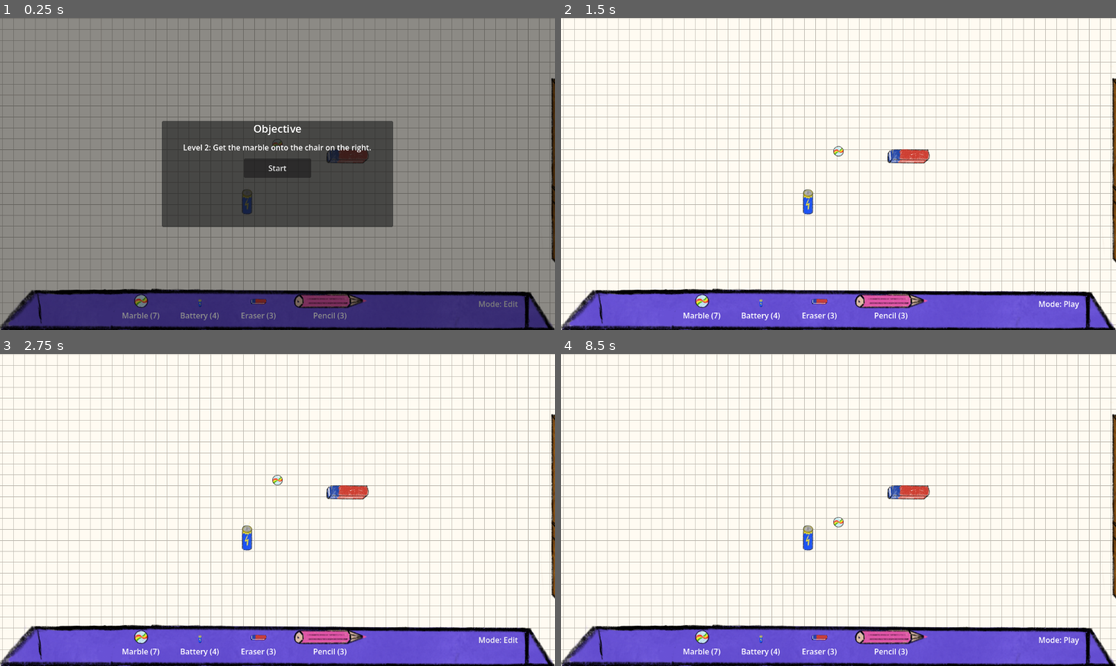
Above: before the commit, frames 1-4 (two rows, left to right).
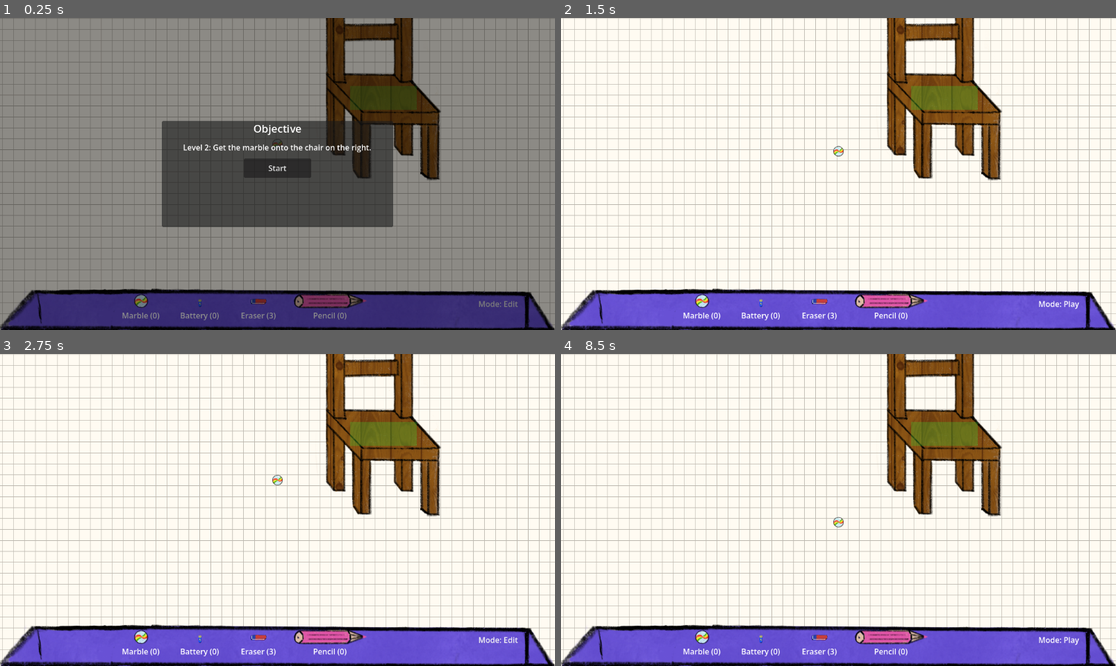
Above: after the commit, the same moments.

Repository: Fighter19/machines
Game: Godot game, scene res://scenes/level_2.tscn
The game is run twice, just before and just after one commit, with the same random seed, the same clock (stepped at 60 frames per second) and the same inputs. This scene is started directly instead of the project's main scene.
Inputs (mouse positions are in pixels of both pictures, inside the frame that each line leads up to):
- Up to frame 1 (0.25 s): no input
- Up to frame 2 (1.5 s): click "Start" at 0.5 s; click "Mode: Edit" at 1.25 s
- Up to frame 3 (2.75 s): click "Mode: Play" at 2 s
- Up to frame 4 (8.5 s): click (699, 644) at 2.77 s; click (821, 644) at 3.52 s; click (760, 644) at 4.27 s; click (877, 644) at 5.02 s; click (699, 644) at 5.77 s; click (821, 644) at 6.52 s; click (760, 644) at 7.27 s; click "Mode: Edit" at 8 s

The runs differ from the first frame. In frame 1, 7.0% of the frame differs, in the area x 27-100%, y 0-97%; in frame 2, 7.4%; in frame 3, 7.4%; in frame 4, 7.4%.
Error after the commit: Trying to assign value of type 'StaticBody2D' to a variable of type 'machine_physics_object.gd'. (res://scripts/eraser.gd:4)

Commit message:
Make the first three levels

Diff:
--- a/scenes/level_2.tscn
+++ b/scenes/level_2.tscn
@@ -1,15 +1,13 @@
-[gd_scene format=3]
+[gd_scene format=3 uid="uid://274m7korfe5w"]
 
-[ext_resource type="PackedScene" path="res://scenes/battery.tscn" id="1_battery"]
-[ext_resource type="PackedScene" uid="uid://dbuawikin6djx" path="res://scenes/eraser.tscn" id="2_eraser"]
 [ext_resource type="PackedScene" uid="uid://i4ni7f5u85c4" path="res://scenes/marble.tscn" id="3_marble"]
 [ext_resource type="Script" uid="uid://fg5g28ij00xe" path="res://scripts/machine_preview.gd" id="4_preview"]
 [ext_resource type="Script" uid="uid://uoodueoyb0h7" path="res://scripts/game_mode.gd" id="5_mode"]
 [ext_resource type="Script" uid="uid://dlt2axi1vsvvp" path="res://scripts/machine_inventory_data.gd" id="6_inventory"]
 [ext_resource type="Texture2D" uid="uid://b3pl5wwhfnvf3" path="res://sprites/karriertes_papier.png" id="7_bg"]
 [ext_resource type="PackedScene" uid="uid://2wftcuqetkpt" path="res://scenes/chair.tscn" id="8_chair"]
-[ext_resource type="Script" path="res://scripts/goal_area.gd" id="9_goal"]
-[ext_resource type="PackedScene" path="res://scenes/level_3.tscn" id="10_next"]
+[ext_resource type="Script" uid="uid://dabrphmret3pt" path="res://scripts/goal_area.gd" id="9_goal"]
+[ext_resource type="PackedScene" uid="uid://cobjs5xg7yiao" path="res://scenes/level_3.tscn" id="10_next"]
 
 [sub_resource type="LabelSettings" id="LabelSettings_level2"]
 font_color = Color(0, 0, 0, 1)
@@ -17,9 +15,9 @@
 [sub_resource type="RectangleShape2D" id="RectangleShape2D_goal2"]
 size = Vector2(138, 50)
 
-[node name="Level2" type="Node2D"]
+[node name="Level2" type="Node2D" unique_id=1336210317]
 
-[node name="TextureRect" type="TextureRect" parent="."]
+[node name="TextureRect" type="TextureRect" parent="." unique_id=446110859]
 offset_left = -1139.1819
 offset_top = -619.0
 offset_right = 3544.7068
@@ -29,35 +27,28 @@
 expand_mode = 2
 stretch_mode = 1
 
-[node name="Battery" parent="." instance=ExtResource("1_battery")]
-position = Vector2(-63, 46)
+[node name="Camera2D" type="Camera2D" parent="." unique_id=1348016261]
 
-[node name="Camera2D" type="Camera2D" parent="."]
+[node name="Marble" parent="." unique_id=1516504164 instance=ExtResource("3_marble")]
 
-[node name="Eraser" parent="." instance=ExtResource("2_eraser")]
-position = Vector2(147, -36)
+[node name="MachineInventoryData" type="Node" parent="." unique_id=367425953]
+script = ExtResource("6_inventory")
+marble_count = 0
+battery_count = 0
+eraser_count = 3
+pencil_count = 0
 
-[node name="Marble" parent="." instance=ExtResource("3_marble")]
-position = Vector2(-331, 29)
-
-[node name="MachineInventoryData" type="Node" parent="."]
-script = ExtResource("6_inventory")
-marble_count = 7
-battery_count = 4
-eraser_count = 3
-pencil_count = 3
-
-[node name="MachinePreview" type="Node2D" parent="." node_paths=PackedStringArray("inventory_data", "spawn_parent")]
+[node name="MachinePreview" type="Node2D" parent="." unique_id=1691475762 node_paths=PackedStringArray("inventory_data", "spawn_parent")]
 script = ExtResource("4_preview")
 inventory_data = NodePath("../MachineInventoryData")
 spawn_parent = NodePath("..")
 
-[node name="GameModeController" type="Node" parent="." node_paths=PackedStringArray("game_mode_button", "game_mode_label")]
+[node name="GameModeController" type="Node" parent="." unique_id=697921501 node_paths=PackedStringArray("game_mode_button", "game_mode_label")]
 script = ExtResource("5_mode")
 game_mode_button = NodePath("Button")
 game_mode_label = NodePath("Button/Label")
 
-[node name="Button" type="Button" parent="GameModeController"]
+[node name="Button" type="Button" parent="GameModeController" unique_id=1630809012]
 offset_left = -495.0
 offset_top = -266.0
 offset_right = -320.0
@@ -65,7 +56,7 @@
 toggle_mode = true
 text = "Play/Edit"
 
-[node name="Label" type="Label" parent="GameModeController/Button"]
+[node name="Label" type="Label" parent="GameModeController/Button" unique_id=1538438543]
 layout_mode = 0
 offset_left = 189.0
 offset_top = 12.0
@@ -74,23 +65,24 @@
 text = "Mode: Play"
 label_settings = SubResource("LabelSettings_level2")
 
-[node name="Chair" parent="." instance=ExtResource("8_chair")]
-position = Vector2(675, 10)
+[node name="Chair" parent="." unique_id=2058941965 instance=ExtResource("8_chair")]
+position = Vector2(207, -224)
 
-[node name="ChairGoal" type="Node2D" parent="."]
-position = Vector2(713, 95)
+[node name="ChairGoal" type="Node2D" parent="." unique_id=407260060]
+position = Vector2(220, -158)
 script = ExtResource("9_goal")
 target_object_path = NodePath("../Marble")
 next_level = ExtResource("10_next")
 objective_description = "Level 2: Get the marble onto the chair on the right."
-completion_text = "The marble reached the chair."
+completion_text = "Congratulations!
+The marble reached the chair."
 
-[node name="Marker" type="Polygon2D" parent="ChairGoal"]
+[node name="Marker" type="Polygon2D" parent="ChairGoal" unique_id=1320983007]
 color = Color(0.2, 0.85, 0.2, 0.28)
 
-[node name="Area2D" type="Area2D" parent="ChairGoal"]
+[node name="Area2D" type="Area2D" parent="ChairGoal" unique_id=52031693]
 
-[node name="CollisionShape2D" type="CollisionShape2D" parent="ChairGoal/Area2D"]
+[node name="CollisionShape2D" type="CollisionShape2D" parent="ChairGoal/Area2D" unique_id=922211501]
 shape = SubResource("RectangleShape2D_goal2")
 
 [connection signal="toggled" from="GameModeController/Button" to="GameModeController" method="_on_button_toggled"]
--- a/scenes/level_3.tscn
+++ b/scenes/level_3.tscn
@@ -1,6 +1,5 @@
-[gd_scene format=3]
+[gd_scene format=3 uid="uid://cobjs5xg7yiao"]
 
-[ext_resource type="PackedScene" path="res://scenes/battery.tscn" id="1_battery"]
 [ext_resource type="PackedScene" uid="uid://dbuawikin6djx" path="res://scenes/eraser.tscn" id="2_eraser"]
 [ext_resource type="PackedScene" uid="uid://i4ni7f5u85c4" path="res://scenes/marble.tscn" id="3_marble"]
 [ext_resource type="Script" uid="uid://fg5g28ij00xe" path="res://scripts/machine_preview.gd" id="4_preview"]
@@ -8,17 +7,18 @@
 [ext_resource type="Script" uid="uid://dlt2axi1vsvvp" path="res://scripts/machine_inventory_data.gd" id="6_inventory"]
 [ext_resource type="Texture2D" uid="uid://b3pl5wwhfnvf3" path="res://sprites/karriertes_papier.png" id="7_bg"]
 [ext_resource type="PackedScene" uid="uid://2wftcuqetkpt" path="res://scenes/chair.tscn" id="8_chair"]
-[ext_resource type="Script" path="res://scripts/goal_area.gd" id="9_goal"]
+[ext_resource type="Script" uid="uid://dabrphmret3pt" path="res://scripts/goal_area.gd" id="9_goal"]
 
 [sub_resource type="LabelSettings" id="LabelSettings_level3"]
 font_color = Color(0, 0, 0, 1)
 
 [sub_resource type="RectangleShape2D" id="RectangleShape2D_goal3"]
-size = Vector2(138, 50)
+size = Vector2(192, 55)
 
-[node name="Level3" type="Node2D"]
+[node name="Level3" type="Node2D" unique_id=1953671115]
 
-[node name="TextureRect" type="TextureRect" parent="."]
+[node name="TextureRect" type="TextureRect" parent="." unique_id=1182859011]
+visible = false
 offset_left = -1139.1819
 offset_top = -619.0
 offset_right = 3544.7068
@@ -28,35 +28,37 @@
 expand_mode = 2
 stretch_mode = 1
 
-[node name="Battery" parent="." instance=ExtResource("1_battery")]
-position = Vector2(56, 58)
+[node name="Camera2D" type="Camera2D" parent="." unique_id=179747581]
 
-[node name="Camera2D" type="Camera2D" parent="."]
-
-[node name="Eraser" parent="." instance=ExtResource("2_eraser")]
+[node name="Eraser" parent="." unique_id=1162463664 instance=ExtResource("2_eraser")]
 position = Vector2(211, -46)
 
-[node name="Marble" parent="." instance=ExtResource("3_marble")]
-position = Vector2(-411, -2)
+[node name="Marble" parent="." unique_id=1543847137 instance=ExtResource("3_marble")]
 
-[node name="MachineInventoryData" type="Node" parent="."]
+[node name="RigidBody2D" parent="Marble" index="0" unique_id=1368098340]
+position = Vector2(-491, -115)
+
+[node name="Node2D" parent="Marble" index="1" unique_id=414763143]
+position = Vector2(-491, -115)
+
+[node name="MachineInventoryData" type="Node" parent="." unique_id=176153834]
 script = ExtResource("6_inventory")
-marble_count = 8
-battery_count = 4
+marble_count = 0
+battery_count = 0
 eraser_count = 3
 pencil_count = 4
 
-[node name="MachinePreview" type="Node2D" parent="." node_paths=PackedStringArray("inventory_data", "spawn_parent")]
+[node name="MachinePreview" type="Node2D" parent="." unique_id=1002216563 node_paths=PackedStringArray("inventory_data", "spawn_parent")]
 script = ExtResource("4_preview")
 inventory_data = NodePath("../MachineInventoryData")
 spawn_parent = NodePath("..")
 
-[node name="GameModeController" type="Node" parent="." node_paths=PackedStringArray("game_mode_button", "game_mode_label")]
+[node name="GameModeController" type="Node" parent="." unique_id=2062480920 node_paths=PackedStringArray("game_mode_button", "game_mode_label")]
 script = ExtResource("5_mode")
 game_mode_button = NodePath("Button")
 game_mode_label = NodePath("Button/Label")
 
-[node name="Button" type="Button" parent="GameModeController"]
+[node name="Button" type="Button" parent="GameModeController" unique_id=1595553523]
 offset_left = -495.0
 offset_top = -266.0
 offset_right = -320.0
@@ -64,7 +66,7 @@
 toggle_mode = true
 text = "Play/Edit"
 
-[node name="Label" type="Label" parent="GameModeController/Button"]
+[node name="Label" type="Label" parent="GameModeController/Button" unique_id=1928761370]
 layout_mode = 0
 offset_left = 189.0
 offset_top = 12.0
@@ -73,23 +75,26 @@
 text = "Mode: Play"
 label_settings = SubResource("LabelSettings_level3")
 
-[node name="Chair" parent="." instance=ExtResource("8_chair")]
-position = Vector2(782, -40)
+[node name="Chair" parent="." unique_id=464346772 instance=ExtResource("8_chair")]
+position = Vector2(426, 86)
 
-[node name="ChairGoal" type="Node2D" parent="."]
-position = Vector2(820, 45)
+[node name="ChairGoal" type="Node2D" parent="." unique_id=394813944]
+position = Vector2(464, 171)
 script = ExtResource("9_goal")
 target_object_path = NodePath("../Marble")
 objective_description = "Level 3: Land the marble on the far chair."
 completion_text = "All levels complete."
 
-[node name="Marker" type="Polygon2D" parent="ChairGoal"]
+[node name="Marker" type="Polygon2D" parent="ChairGoal" unique_id=273731665]
 color = Color(0.2, 0.85, 0.2, 0.28)
 
-[node name="Area2D" type="Area2D" parent="ChairGoal"]
+[node name="Area2D" type="Area2D" parent="ChairGoal" unique_id=294087767]
 
-[node name="CollisionShape2D" type="CollisionShape2D" parent="ChairGoal/Area2D"]
+[node name="CollisionShape2D" type="CollisionShape2D" parent="ChairGoal/Area2D" unique_id=62705933]
+position = Vector2(-30, -27.5)
 shape = SubResource("RectangleShape2D_goal3")
 
 [connection signal="toggled" from="GameModeController/Button" to="GameModeController" method="_on_button_toggled"]
 [connection signal="body_entered" from="ChairGoal/Area2D" to="ChairGoal" method="_on_area_2d_body_entered"]
+
+[editable path="Marble"]
--- a/scenes/main.tscn
+++ b/scenes/main.tscn
@@ -1,6 +1,5 @@
 [gd_scene format=3 uid="uid://bxrjkx8lfwyho"]
 
-[ext_resource type="PackedScene" path="res://scenes/battery.tscn" id="2_0wfyh"]
 [ext_resource type="PackedScene" uid="uid://dbuawikin6djx" path="res://scenes/eraser.tscn" id="2_jyhfs"]
 [ext_resource type="PackedScene" uid="uid://i4ni7f5u85c4" path="res://scenes/marble.tscn" id="2_sugp2"]
 [ext_resource type="Script" uid="uid://fg5g28ij00xe" path="res://scripts/machine_preview.gd" id="3_8v11n"]
@@ -29,8 +28,6 @@
 expand_mode = 2
 stretch_mode = 1
 
-[node name="Battery" parent="." unique_id=1278409488 instance=ExtResource("2_0wfyh")]
-
 [node name="Camera2D" type="Camera2D" parent="." unique_id=2027311616]
 
 [node name="Node" parent="." unique_id=1564238713 instance=ExtResource("2_jyhfs")]
@@ -40,9 +37,9 @@
 
 [node name="MachineInventoryData" type="Node" parent="." unique_id=191646385]
 script = ExtResource("5_8v11n")
-marble_count = 9
-battery_count = 5
-eraser_count = 3
+marble_count = 0
+battery_count = 0
+eraser_count = 1
 
 [node name="MachinePreview" type="Node2D" parent="." unique_id=1160741803 node_paths=PackedStringArray("inventory_data", "spawn_parent")]
 script = ExtResource("3_8v11n")
